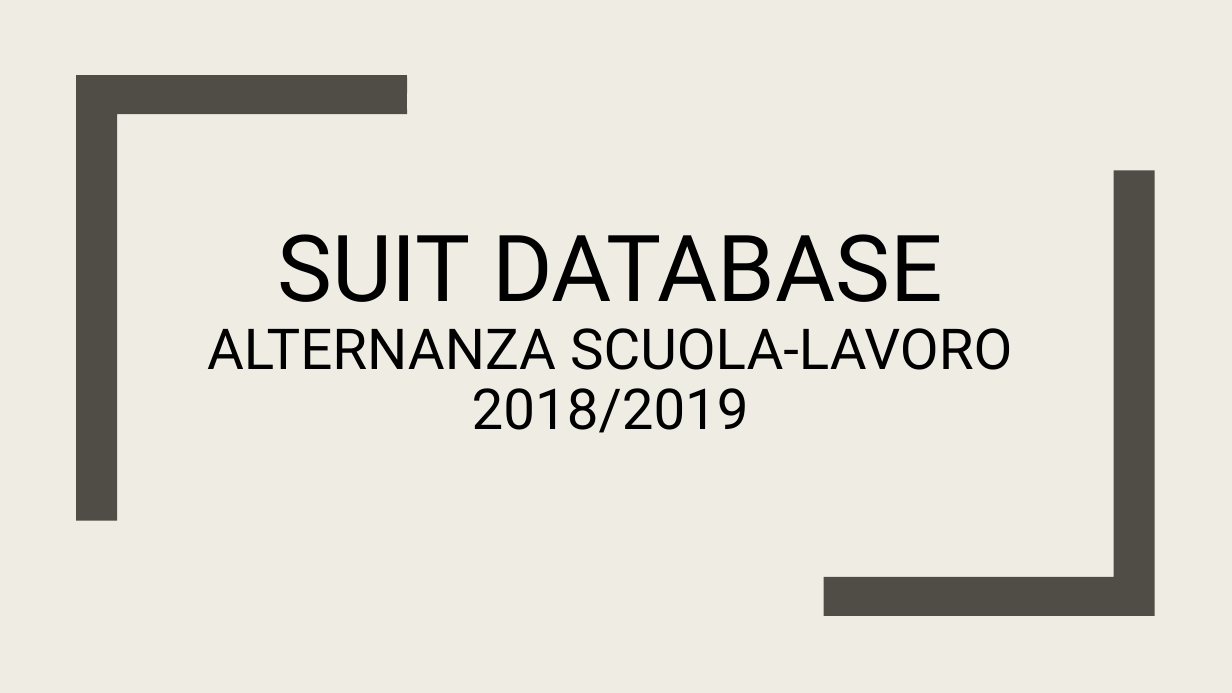
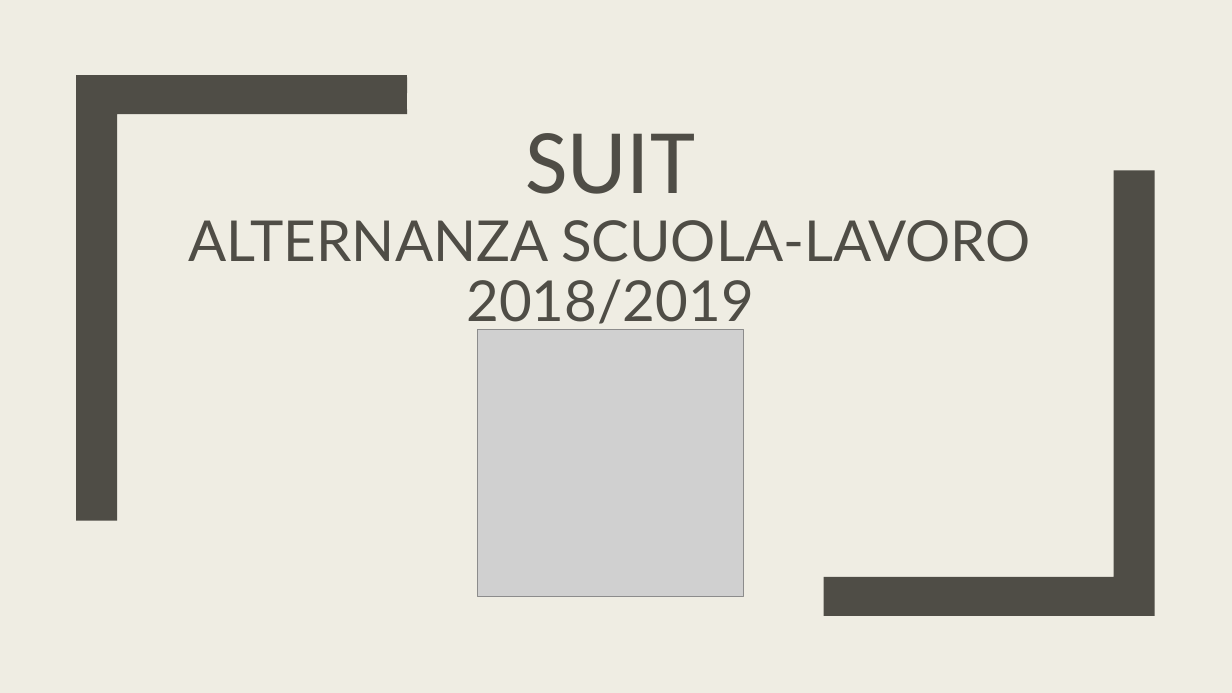
Before and after one commit to lt-scuolalavoro/suit, a slide deck: slide 1 of resources/Suit Database.pptx. Drawn at 1232x693 pixels with LibreOffice and Linux fonts; fonts in the diff are those of the drawing; grey boxes stand for pictures. Boxes give left, top, right and bottom in pixels: in the first picture for what was removed or moved away, otherwise in the second. Text is boxed around its words. In the diff, an @@ line names an element or a change of style, - is before the commit and + after.

```diff
--- a/resources/Suit Database.pptx
+++ b/resources/Suit Database.pptx
@@ title at bbox=[189, 133, 1031, 332]: text changed; font Roboto to Lato; text colour #000000 to #4F4D46 @@
-SUIT DATABASE
-ALTERNANZA SCUOLA-LAVORO 2018/2019
+SUIT
+ALTERNANZA SCUOLA-LAVORO 2018/2019
@@ picture added at bbox=[477, 330, 743, 596] @@
```
Also in this commit, not shown: 8 other slides changed, 2 slides added, 1 other file.
